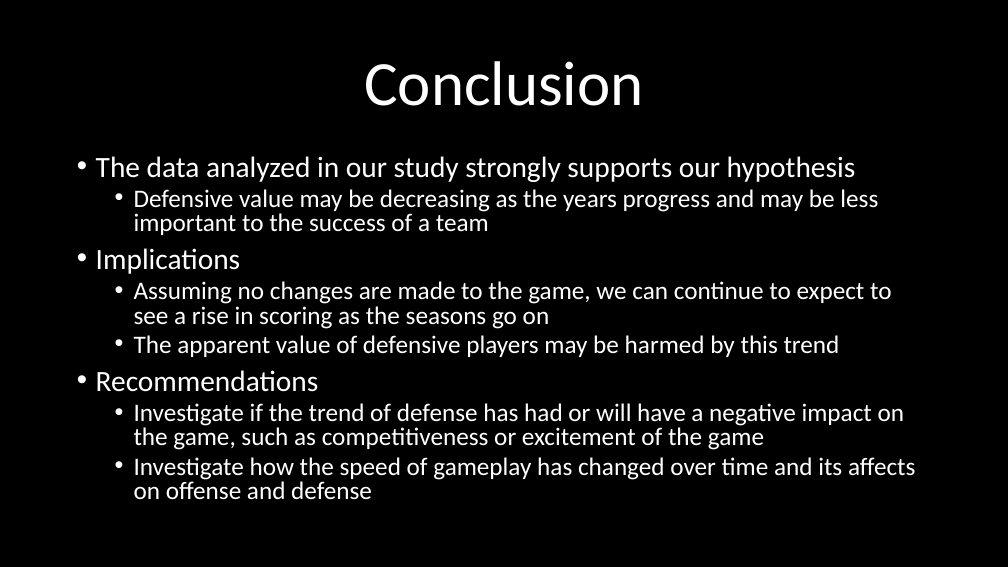
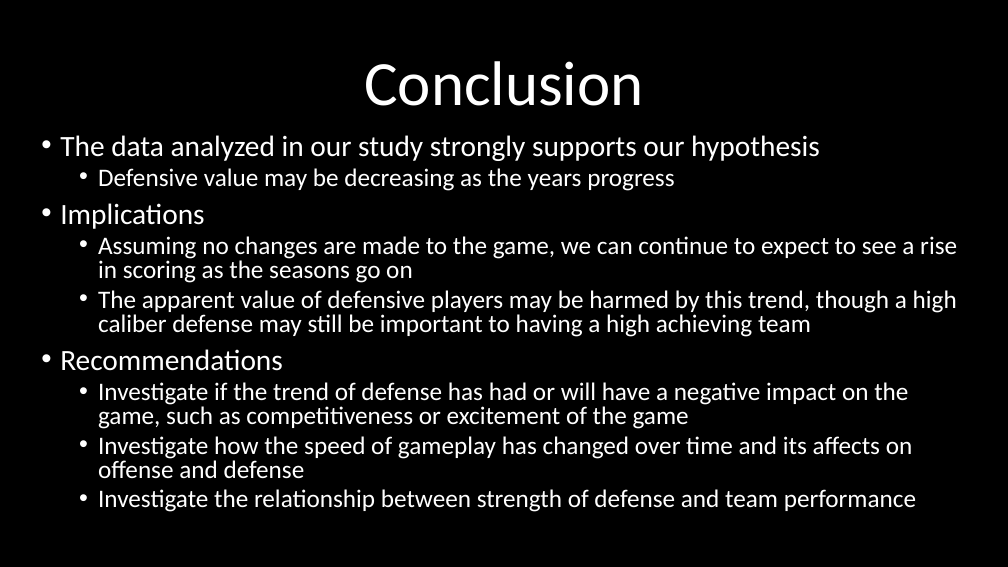
Before and after one commit to khutula/TigerGatorNole_Capstone1, a slide deck: slide 16 of Bootcamp _Campstone1_Project.pptx. Drawn at 1008x567 pixels with LibreOffice and Linux fonts; fonts in the diff are those of the drawing. Boxes give left, top, right and bottom in pixels: in the first picture for what was removed or moved away, otherwise in the second. Text is boxed around its words. In the diff, an @@ line names an element or a change of style, - is before the commit and + after.

```diff
--- a/Bootcamp _Campstone1_Project.pptx
+++ b/Bootcamp _Campstone1_Project.pptx
@@ text "The data analyzed in our ...": place and size @@
-text "The data analyzed in our ..." at box(96, 156, 915, 500)
+text "The data analyzed in our ..." at box(60, 135, 957, 512)
@@ text at box(98, 168, 674, 191): text changed @@
-  • Defensive value may be decreasing as the years progress and may be less important to the success of a team
+  • Defensive value may be decreasing as the years progress
@@ text at box(98, 290, 957, 337): text changed @@
-  • The apparent value of defensive players may be harmed by this trend
+  • The apparent value of defensive players may be harmed by this trend, though a high caliber defense may still be important to having a high achieving team
@@ text at box(98, 489, 916, 512): paragraph added @@
+  • Investigate the relationship between strength of defense and team performance
```
Also in this commit, not shown: 3 other slides changed.
